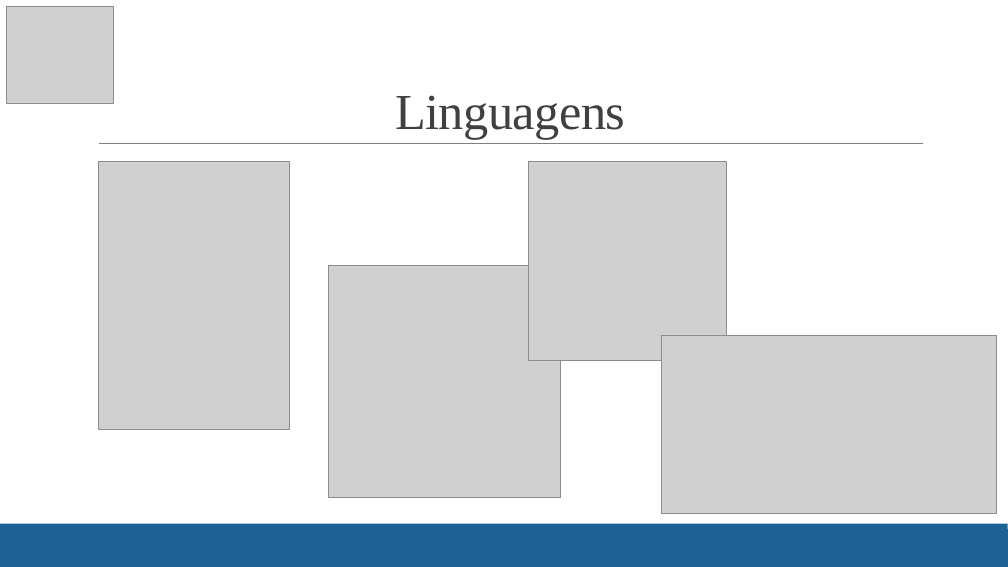
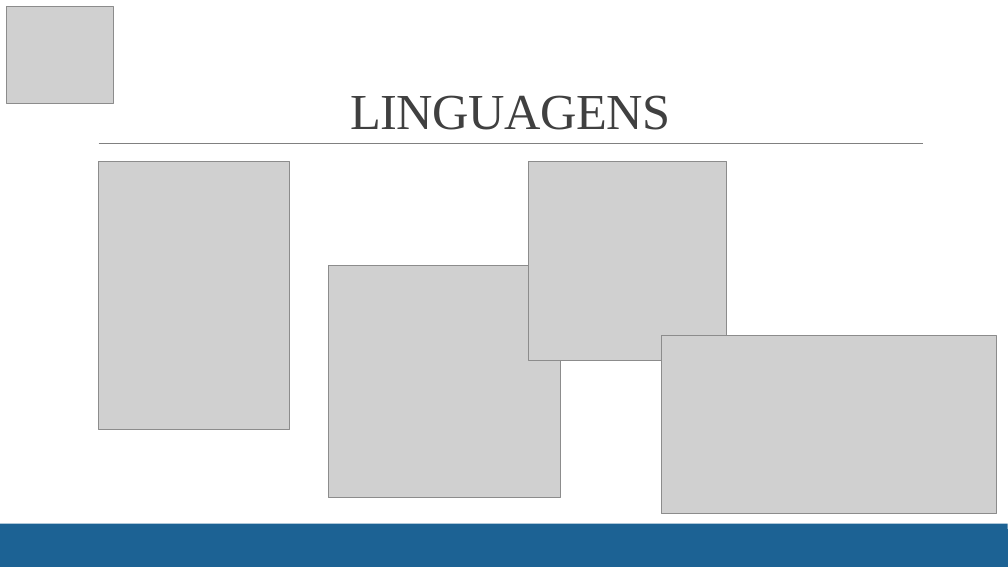
Before and after one commit to arezit/monkeysreceitas, a slide deck: slide 5 of TEXcerto.pptx (slide 4 before the commit). Drawn at 1008x567 pixels with LibreOffice and Linux fonts; fonts in the diff are those of the drawing; grey boxes stand for pictures. Boxes give left, top, right and bottom in pixels: in the first picture for what was removed or moved away, otherwise in the second. Text is boxed around its words. In the diff, an @@ line names an element or a change of style, - is before the commit and + after.

```diff
--- a/TEXcerto.pptx
+++ b/TEXcerto.pptx
@@ title at bbox=[350, 95, 670, 130]: text changed @@
-Linguagens
+LINGUAGENS
```
Also in this commit, not shown: 12 other slides changed, 3 slides added.
